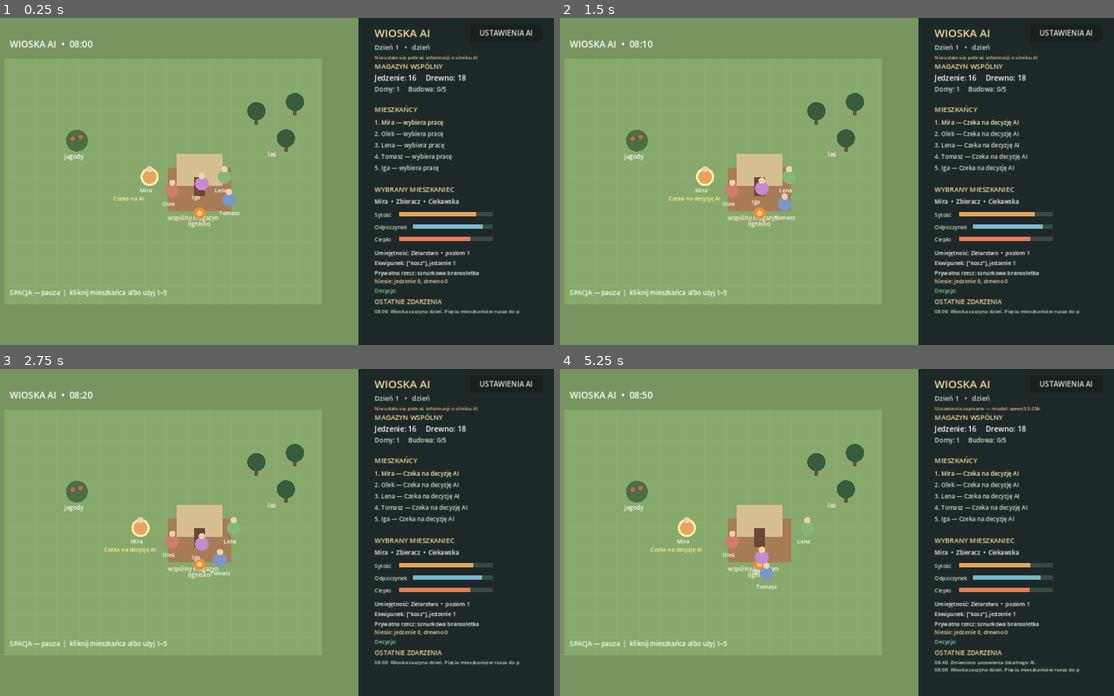
Above: before the commit, frames 1-4 (two rows, left to right).
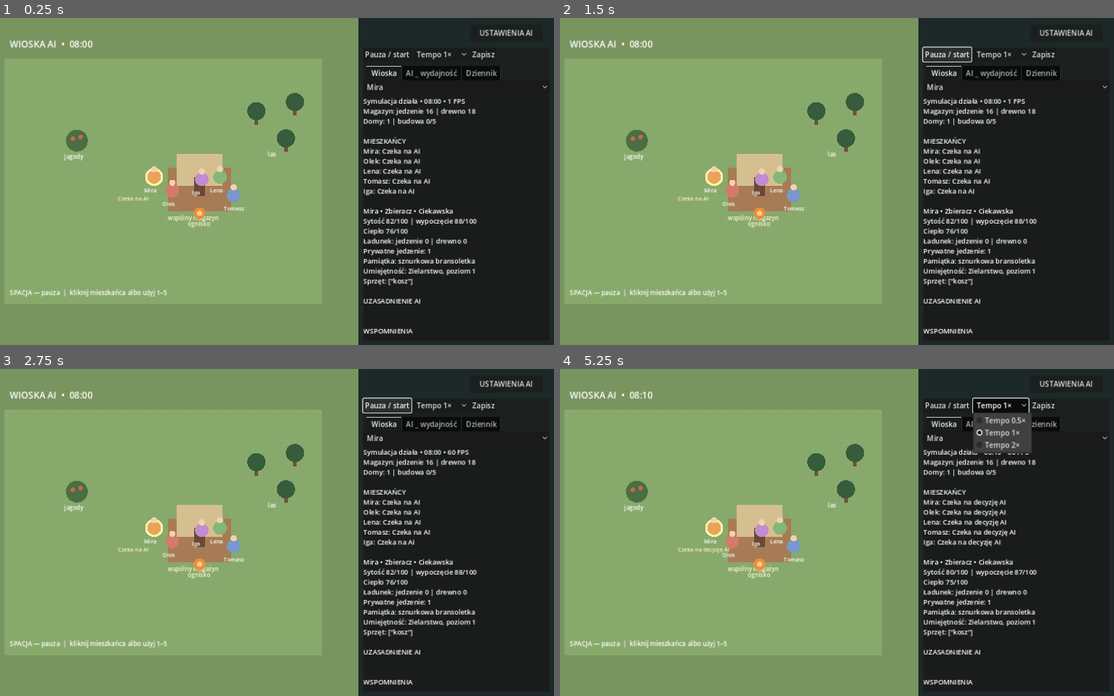
Above: after the commit, the same moments.

Repository: pabloosss/Wioska-ai
Game: Godot game, scene res://scenes/main.tscn
Two runs of this game, one before a commit and one after it. Both use one fixed random seed, a clock stepped at 60 frames per second and the inputs below.
Inputs (mouse positions are in pixels of both pictures, inside the frame that each line leads up to):
- Up to frame 1 (0.25 s): no input
- Up to frame 2 (1.5 s): click (1041, 53) at 0.5 s, where only the run after the commit has a clickable "Zapisz"; click (947, 53) at 1.25 s, where only the run after the commit has a clickable "Pauza / start"
- Up to frame 3 (2.75 s): click (387, 404) at 2 s, where only the run after the commit has a clickable "Pauza / start"
- Up to frame 4 (5.25 s): click "USTAWIENIA AI" at 2.75 s; click "Odśwież" at 3.5 s; click "Zapisz ustawienia" at 4.25 s; click (1003, 404) at 5 s, where only the run after the commit has a clickable "Tempo 1×"

The runs differ from the first frame. In frame 1, 7.3% of the frame differs, in the area x 20-99%, y 3-97%; in frame 2, 7.8%; in frame 3, 7.9%; in frame 4, 9.1%, in the area x 14-99%, y 3-97%.

Commit message:
Add live village dashboard, performance controls and throttled autosave

Diff:
--- a/game/scripts/village.gd
+++ b/game/scripts/village.gd
@@ -30,6 +30,23 @@
 var ai_guidance := ""
 var ai_priority := 0
 var settings_open := false
+var dashboard: PanelContainer
+var overview_text: RichTextLabel
+var journal_text: RichTextLabel
+var ai_info_text: RichTextLabel
+var resident_picker: OptionButton
+var dashboard_elapsed := 0.0
+var autosave_elapsed := 0.0
+var simulation_speed := 1.0
+var decision_pause := 30.0
+var configured_threads := 4
+var configured_tokens := 1024
+var pause_picker: OptionButton
+var fps_picker: OptionButton
+var thread_picker: SpinBox
+var token_picker: OptionButton
+var last_save_status := "Jeszcze nie zapisano"
+var accepted_decisions := 0
 var ui_layer: CanvasLayer
 var settings_panel: PanelContainer
 var settings_status_label: Label
@@ -43,6 +60,7 @@
 
 
 func _ready() -> void:
+	Engine.max_fps = 60
 	_create_residents()
 	_load_game()
 	_load_ai_settings()
@@ -54,8 +72,14 @@
 	ollama_bridge.connect("models_received", Callable(self, "_on_models_received"))
 	add_child(ollama_bridge)
 	_build_settings_ui()
+	_build_dashboard()
+	ollama_bridge.set("cooldown_seconds", decision_pause)
+	ollama_bridge.set("cpu_threads", configured_threads)
+	ollama_bridge.set("response_tokens", configured_tokens)
+	thread_picker.value = configured_threads
+	_select_option_by_id(token_picker, configured_tokens)
 	clock = Timer.new()
-	clock.wait_time = 1.0
+	clock.wait_time = 2.0
 	clock.timeout.connect(_on_tick)
 	add_child(clock)
 	clock.start()
@@ -115,7 +139,7 @@
 	heading.add_child(close_button)
 
 	var intro := Label.new()
-	intro.text = "Wybierz tempo i priorytet. AI planuje regularnie, a mieszkańcy pracują podczas oczekiwania na odpowiedź."
+	intro.text = "Zaawansowane ustawienia zachowania. Tempo zapytań i wydajność ustawisz w zakładce AI / wydajność."
 	intro.autowrap_mode = TextServer.AUTOWRAP_WORD_SMART
 	intro.add_theme_color_override("font_color", Color("#d5dfd5"))
 	layout.add_child(intro)
@@ -158,6 +182,7 @@
 	interval_picker.add_item("Oszczędnie — co 12 sekund", 120)
 	interval_picker.add_item("Rzadko — co 24 sekundy", 240)
 	interval_row.add_child(interval_picker)
+	interval_row.visible = false
 
 	var temperature_row := HBoxContainer.new()
 	layout.add_child(temperature_row)
@@ -234,6 +259,9 @@
 
 func _refresh_models() -> void:
 	if ollama_bridge != null:
+		if bool(ollama_bridge.get("is_busy")):
+			settings_status_label.text = "AI jest zajęte. Odśwież listę po zakończeniu odpowiedzi."
+			return
 		ollama_bridge.call("request_models")
 		settings_status_label.text = "Pobieram listę modeli z lokalnej Ollamy…"
 
@@ -288,23 +316,33 @@
 	ai_guidance = guidance_edit.text.strip_edges()
 	ai_minute_counter = ai_interval_minutes
 
+	_write_ai_config()
+
+	if old_model != ai_model_name and ollama_bridge != null:
+		ollama_bridge.call("select_model", ai_model_name)
+	_on_ai_status_changed("Ustawienia zapisane — model: " + ai_model_name)
+	_add_log("Zmieniono ustawienia lokalnego AI.")
+	_hide_ai_settings()
+
+
+func _write_ai_config() -> void:
 	var config := {
 		"model": ai_model_name,
 		"enabled": ai_enabled,
 		"interval_minutes": ai_interval_minutes,
 		"temperature": ai_temperature,
 		"priority": ai_priority,
+		"decision_pause": decision_pause,
+		"fps": Engine.max_fps,
+		"threads": int(ollama_bridge.get("cpu_threads")),
+		"tokens": int(ollama_bridge.get("response_tokens")),
 		"guidance": ai_guidance
 	}
 	var file := FileAccess.open(AI_SETTINGS_PATH, FileAccess.WRITE)
 	if file != null:
 		file.store_string(JSON.stringify(config))
-
-	if old_model != ai_model_name and ollama_bridge != null:
-		ollama_bridge.call("select_model", ai_model_name)
-	_on_ai_status_changed("Ustawienia zapisane — model: " + ai_model_name)
-	_add_log("Zmieniono ustawienia lokalnego AI.")
-	_hide_ai_settings()
+	else:
+		_add_log("Nie udało się zapisać ustawień na dysku.")
 
 
 func _restore_default_ai_settings() -> void:
@@ -337,17 +375,33 @@
 	ai_temperature = clampf(float(parsed.get("temperature", ai_temperature)), 0.0, 1.0)
 	ai_priority = clampi(int(parsed.get("priority", ai_priority)), 0, 2)
 	ai_guidance = str(parsed.get("guidance", ai_guidance))
+	decision_pause = clampf(float(parsed.get("decision_pause", 30.0)), 10.0, 120.0)
+	Engine.max_fps = clampi(int(parsed.get("fps", 60)), 30, 60)
+	configured_threads = clampi(int(parsed.get("threads", 4)), 1, 16)
+	configured_tokens = clampi(int(parsed.get("tokens", 1024)), 1024, 2048)
 
 
 
 
 func _process(delta: float) -> void:
 	if not paused:
-		for person in residents:
+		for index in range(residents.size()):
+			var person: Dictionary = residents[index]
 			var position: Vector2 = person["position"]
 			var target: Vector2 = person["target"]
-			person["position"] = position.move_toward(target + Vector2((residents.find(person) % 3 - 1) * 10, (residents.find(person) / 3) * 10), 70.0 * delta)
-	queue_redraw()
+			if str(person.get("ai_action", "wait")) != "wait":
+				var offset := Vector2((index % 3 - 1) * 8, (index / 3) * 8)
+				person["position"] = position.move_toward(target + offset, 70.0 * simulation_speed * delta)
+		if ai_enabled and bool(ollama_bridge.get("is_ready")) and not bool(ollama_bridge.get("is_busy")) and Time.get_ticks_msec() >= int(ollama_bridge.get("next_request_ms")):
+			_request_ai_decisions()
+	dashboard_elapsed += delta
+	autosave_elapsed += delta
+	if dashboard_elapsed >= 0.5:
+		dashboard_elapsed = 0.0
+		_update_dashboard()
+	if autosave_elapsed >= 30.0:
+		autosave_elapsed = 0.0
+		queue_redraw()
 
 
 func _create_residents() -> void:
@@ -394,17 +448,12 @@
 		person["warmth"] = maxf(0.0, person["warmth"] - (0.8 if _is_night() else 0.12))
 		_choose_task(person)
 		_do_task(person)
-	ai_minute_counter += 10
-	if ai_enabled and ai_minute_counter >= ai_interval_minutes and ollama_bridge != null and bool(ollama_bridge.get("is_ready")) and not bool(ollama_bridge.get("is_busy")):
-		ai_minute_counter = 0
-		_request_ai_decisions()
-	_save_game()
 	queue_redraw()
 
 
 func _choose_task(person: Dictionary) -> void:
 	var position: Vector2 = person["position"]
-	var action: String = str(person.get("ai_action", "wait")) if ai_enabled else "wait"
+	var action: String = str(person.get("ai_action", "wait"))
 	person["target"] = position
 	person["task"] = "Czeka na decyzję AI"
 	if action == "work":
@@ -585,7 +634,11 @@
 		for person in residents:
 			if str(person["name"]).to_lower() != person_name.strip_edges().to_lower():
 				continue
+			accepted_decisions += 1
+			if person.get("ai_action", "wait") != action:
+				person["work_ticks"] = 0
 			person["ai_action"] = action
+			_choose_task(person)
 			var reason: String = str(decision.get("reason", ""))
 			if reason.length() > 100:
 				reason = reason.substr(0, 100)
@@ -593,7 +646,6 @@
 			_remember(person, "AI wybrało %s: %s" % [action, reason])
 			_add_log("%s: AI wybiera %s — %s" % [person_name, action, reason])
 			break
-	_save_game()
 	queue_redraw()
 
 func _remember(person: Dictionary, note: String) -> void:
@@ -638,6 +690,9 @@
 	var file := FileAccess.open(SAVE_PATH, FileAccess.WRITE)
 	if file != null:
 		file.store_string(JSON.stringify(save_data))
+		last_save_status = "Zapisano " + Time.get_time_string_from_system()
+	else:
+		last_save_status = "Błąd zapisu gry"
 
 func _load_game() -> void:
 	if not FileAccess.file_exists(SAVE_PATH):
@@ -676,11 +731,11 @@
 
 func _add_log(message: String) -> void:
 	logs.push_front("%02d:%02d  %s" % [int(day_minute / 60), day_minute % 60, message])
-	while logs.size() > 6:
+	while logs.size() > 100:
 		logs.pop_back()
 
 
-func _input(event: InputEvent) -> void:
+func _unhandled_input(event: InputEvent) -> void:
 	if event is InputEventKey and event.pressed and not event.echo:
 		if event.keycode == KEY_ESCAPE and settings_open:
 			_hide_ai_settings()
@@ -714,7 +769,7 @@
 	draw_rect(Rect2(0, 0, SIDEBAR_X, 720), Color("#78945f"))
 	_draw_world()
 	draw_rect(Rect2(SIDEBAR_X, 0, 430, 720), Color("#1d2928"))
-	_draw_sidebar()
+	# Sidebar is rendered by the dashboard controls.
 
 
 func _draw_world() -> void:
@@ -804,3 +859,149 @@
 
 func _draw_text(text: String, x: float, y: float, size: int, color: Color) -> void:
 	draw_string(ThemeDB.fallback_font, Vector2(x, y), text, HORIZONTAL_ALIGNMENT_LEFT, -1.0, size, color)
+
+
+
+func _dashboard_button(parent: Node, caption: String, callback: Callable) -> void:
+	var button := Button.new()
+	button.text = caption
+	button.pressed.connect(callback)
+	parent.add_child(button)
+
+
+func _dashboard_text(parent: Node) -> RichTextLabel:
+	var label := RichTextLabel.new()
+	label.size_flags_vertical = Control.SIZE_EXPAND_FILL
+	label.size_flags_horizontal = Control.SIZE_EXPAND_FILL
+	label.bbcode_enabled = false
+	label.selection_enabled = true
+	label.add_theme_font_size_override("normal_font_size", 15)
+	parent.add_child(label)
+	return label
+
+
+func _build_dashboard() -> void:
+	var layer := CanvasLayer.new()
+	layer.layer = 5
+	add_child(layer)
+	dashboard = PanelContainer.new()
+	dashboard.position = Vector2(860, 65)
+	dashboard.size = Vector2(410, 645)
+	layer.add_child(dashboard)
+	var layout := VBoxContainer.new()
+	layout.add_theme_constant_override("separation", 10)
+	dashboard.add_child(layout)
+	var controls := HBoxContainer.new()
+	layout.add_child(controls)
+	_dashboard_button(controls, "Pauza / start", func(): paused = not paused)
+	var speed := OptionButton.new()
+	for caption in ["Tempo 0.5×", "Tempo 1×", "Tempo 2×"]:
+		speed.add_item(caption)
+	speed.select(1)
+	speed.item_selected.connect(func(index: int):
+		simulation_speed = [0.5, 1.0, 2.0][index]
+		clock.wait_time = 2.0 / simulation_speed)
+	controls.add_child(speed)
+	_dashboard_button(controls, "Zapisz", _save_game)
+	var tabs := TabContainer.new()
+	tabs.size_flags_vertical = Control.SIZE_EXPAND_FILL
+	layout.add_child(tabs)
+	var people_tab := VBoxContainer.new()
+	people_tab.name = "Wioska"
+	tabs.add_child(people_tab)
+	resident_picker = OptionButton.new()
+	for person in residents:
+		resident_picker.add_item(str(person["name"]))
+	resident_picker.item_selected.connect(func(index: int): selected = index)
+	people_tab.add_child(resident_picker)
+	overview_text = _dashboard_text(people_tab)
+	var ai_tab := VBoxContainer.new()
+	ai_tab.name = "AI / wydajność"
+	tabs.add_child(ai_tab)
+	pause_picker = OptionButton.new()
+	for seconds in [10, 30, 60, 120]:
+		pause_picker.add_item("Przerwa po odpowiedzi: %d s" % seconds, seconds)
+	_select_option_by_id(pause_picker, int(decision_pause))
+	ai_tab.add_child(pause_picker)
+	fps_picker = OptionButton.new()
+	fps_picker.add_item("Limit 30 FPS", 30)
+	fps_picker.add_item("Limit 60 FPS", 60)
+	_select_option_by_id(fps_picker, Engine.max_fps)
+	ai_tab.add_child(fps_picker)
+	var threads_label := Label.new()
+	threads_label.text = "Wątki CPU modelu (nie jest to limit GPU)"
+	ai_tab.add_child(threads_label)
+	thread_picker = SpinBox.new()
+	thread_picker.min_value = 1
+	thread_picker.max_value = 16
+	thread_picker.value = 4
+	ai_tab.add_child(thread_picker)
+	token_picker = OptionButton.new()
+	token_picker.add_item("Krótkie odpowiedzi — 1024 tokeny", 1024)
+	token_picker.add_item("Dłuższe odpowiedzi — 2048 tokenów", 2048)
+	ai_tab.add_child(token_picker)
+	_dashboard_button(ai_tab, "Zastosuj wydajność", _apply_performance)
+	var ai_buttons := HBoxContainer.new()
+	ai_tab.add_child(ai_buttons)
+	_dashboard_button(ai_buttons, "Zaplanuj teraz", _plan_now)
+	_dashboard_button(ai_buttons, "Przerwij", func(): ollama_bridge.call("cancel_decision"))
+	_dashboard_button(ai_tab, "Włącz / wyłącz nowe decyzje AI", func():
+		ai_enabled = not ai_enabled
+		if not ai_enabled:
+			ollama_bridge.call("cancel_decision")
+		ai_enabled_toggle.button_pressed = ai_enabled)
+	ai_info_text = _dashboard_text(ai_tab)
+	var journal := VBoxContainer.new()
+	journal.name = "Dziennik"
+	tabs.add_child(journal)
+	_dashboard_button(journal, "Wyczyść widok dziennika", func(): logs.clear())
+	journal_text = _dashboard_text(journal)
+	_update_dashboard()
+
+
+func _apply_performance() -> void:
+	decision_pause = float(pause_picker.get_selected_id())
+	Engine.max_fps = fps_picker.get_selected_id()
+	ollama_bridge.set("cooldown_seconds", decision_pause)
+	ollama_bridge.set("cpu_threads", int(thread_picker.value))
+	ollama_bridge.set("response_tokens", token_picker.get_selected_id())
+	ollama_bridge.set("next_request_ms", Time.get_ticks_msec() + int(decision_pause * 1000.0))
+	_write_ai_config()
+	_add_log("Zastosowano ustawienia wydajności. Dotyczą kolejnych zapytań.")
+
+
+func _plan_now() -> void:
+	if paused or not ai_enabled or not bool(ollama_bridge.get("is_ready")) or bool(ollama_bridge.get("is_busy")):
+		_add_log("Nowy plan wymaga uruchomionej symulacji i wolnego, gotowego AI.")
+		return
+	ollama_bridge.set("next_request_ms", 0)
+
+
+func _update_dashboard() -> void:
+	if overview_text == null or residents.is_empty():
+		return
+	resident_picker.select(selected)
+	var person: Dictionary = residents[selected]
+	var inventory: Dictionary = person["inventory"]
+	var lines: Array[String] = []
+	lines.append("%s • %02d:%02d • %d FPS" % ["PAUZA" if paused else "Symulacja działa", int(day_minute / 60), day_minute % 60, Engine.get_frames_per_second()])
+	lines.append("Magazyn: jedzenie %d | drewno %d\nDomy: %d | budowa %d/5" % [stock["food"], stock["wood"], houses, build_progress])
+	lines.append("\nMIESZKAŃCY")
+	for resident in residents:
+		lines.append("%s: %s" % [resident["name"], resident.get("task", "Czeka na AI")])
+	lines.append("\n%s • %s • %s" % [person["name"], person["job"], person["trait"]])
+	lines.append("Sytość %d/100 | wypoczęcie %d/100\nCiepło %d/100" % [person["hunger"], person["rest"], person["warmth"]])
+	lines.append("Ładunek: jedzenie %d | drewno %d\nPrywatne jedzenie: %d\nPamiątka: %s" % [person["cargo_food"], person["cargo_wood"], inventory["food"], inventory["keepsake"]])
+	lines.append("Umiejętność: %s, poziom %d\nSprzęt: %s" % [person["skill"], person["skill_level"], str(inventory["equipment"])])
+	lines.append("\nUZASADNIENIE AI\n" + str(person.get("ai_reason", "Oczekiwanie na pierwszą decyzję")))
+	lines.append("\nWSPOMNIENIA\n" + "\n".join(person.get("memory", [])))
+	overview_text.text = "\n".join(lines)
+	var remaining := maxf(0.0, float(int(ollama_bridge.get("next_request_ms")) - Time.get_ticks_msec()) / 1000.0)
+	var elapsed := float(Time.get_ticks_msec() - int(ollama_bridge.get("request_started_ms"))) / 1000.0 if str(ollama_bridge.get("request_kind")) == "chat" else 0.0
+	ai_info_text.text = "%s\n\nModel: %s\nNowe decyzje: %s\nOczekiwanie na odpowiedź: %.1f s\nNastępny cykl najwcześniej za: %.0f s\nOstatnia odpowiedź: %.1f s\nZakończone zapytania: %d\nBłędy: %d | przyjęte decyzje: %d\n\n%s\nAutozapis co 30 s.\n\nPrzerwa automatycznie rośnie przy wolnych odpowiedziach. Model 35B może obciążać GPU mimo limitu FPS gry." % [ai_status, ai_model_name, "włączone" if ai_enabled else "wyłączone", elapsed, remaining, float(ollama_bridge.get("last_latency")), int(ollama_bridge.get("requests_finished")), int(ollama_bridge.get("request_errors")), accepted_decisions, last_save_status]
+	journal_text.text = "\n\n".join(logs)
+
+
+func _notification(what: int) -> void:
+	if what == NOTIFICATION_WM_CLOSE_REQUEST:
+		_save_game()
